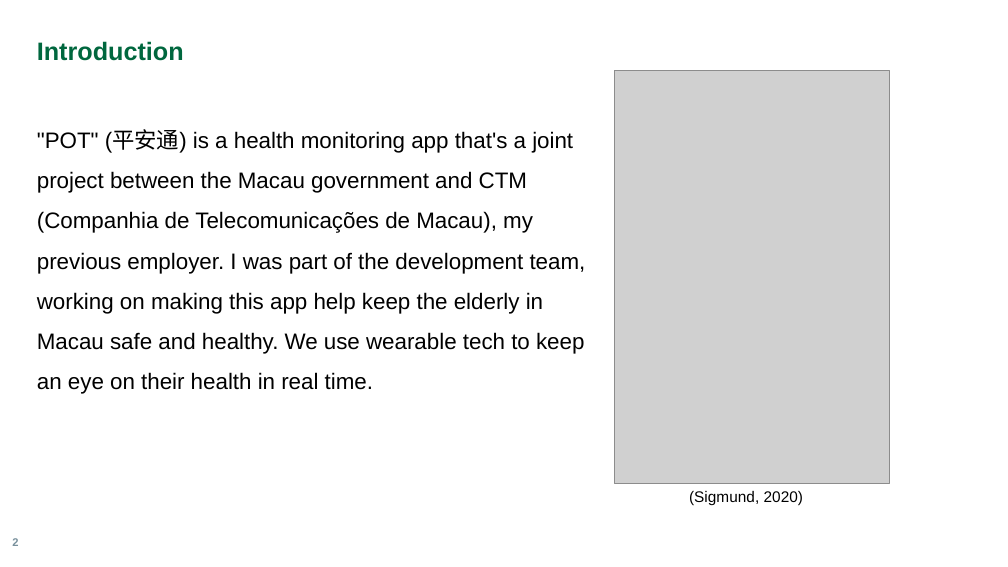
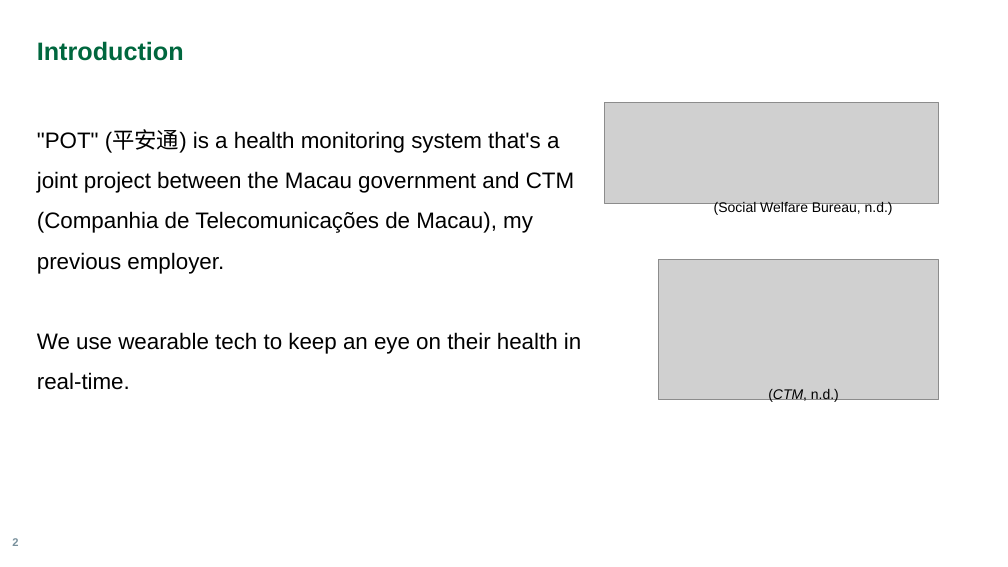
Before and after one commit to lian0138/CST8916_Assignment_1, a slide deck: slide 2 of Presentation.pptx. Drawn at 1008x567 pixels with LibreOffice and Linux fonts; fonts in the diff are those of the drawing; grey boxes stand for pictures; background and template pictures are left out. Boxes give left, top, right and bottom in pixels: in the first picture for what was removed or moved away, otherwise in the second. Text is boxed around its words. In the diff, an @@ line names an element or a change of style, - is before the commit and + after.

```diff
--- a/Presentation.pptx
+++ b/Presentation.pptx
@@ picture removed at (614, 71, 889, 483) @@
@@ picture added at (605, 103, 938, 204) @@
@@ text at (37, 130, 581, 390): text changed @@
-"POT" (平安通) is a health monitoring app that's a joint project between the Macau government and CTM (Companhia de Telecomunicações de Macau), my previous employer. I was part of the development team, working on making this app help keep the elderly in Macau safe and healthy. We use wearable tech to keep an eye on their health in real time.
+"POT" (平安通) is a health monitoring system that's a joint project between the Macau government and CTM (Companhia de Telecomunicações de Macau), my previous employer.
+We use wearable tech to keep an eye on their health in real-time.
@@ text added at (714, 201, 893, 216), 10 pt, text #000000 @@
+(Social Welfare Bureau, n.d.)
@@ picture added at (658, 260, 938, 400) @@
@@ text added at (768, 389, 839, 403), 10 pt, text #000000 @@
+(CTM, n.d.)
@@ text removed at (689, 491, 803, 506) @@
-(Sigmund, 2020)
```
Also in this commit, not shown: 6 slides added, 4 slides removed, 2 other files.
